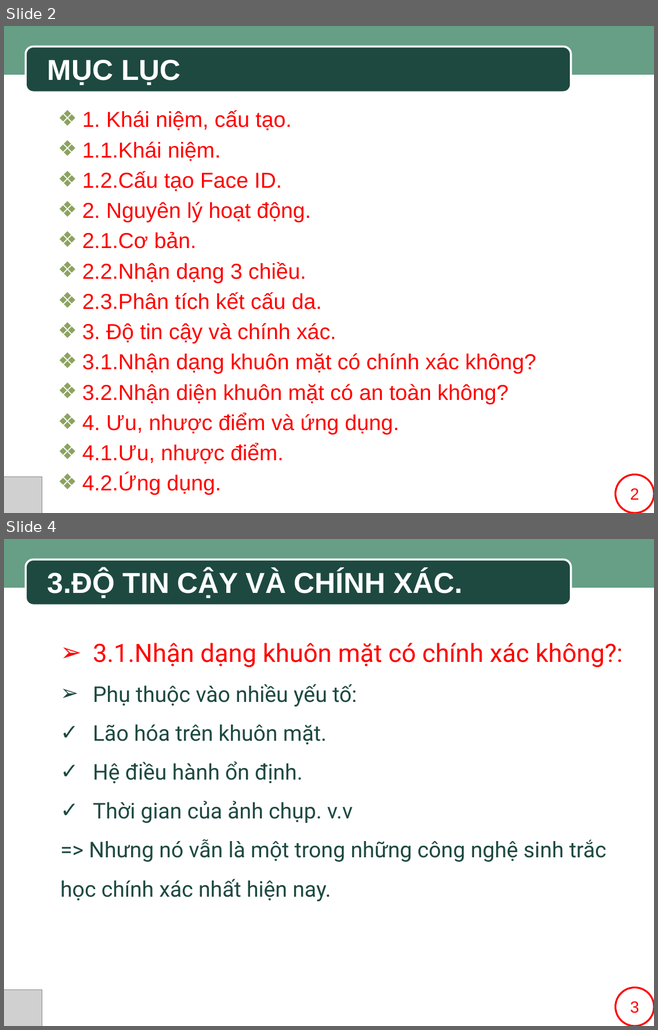
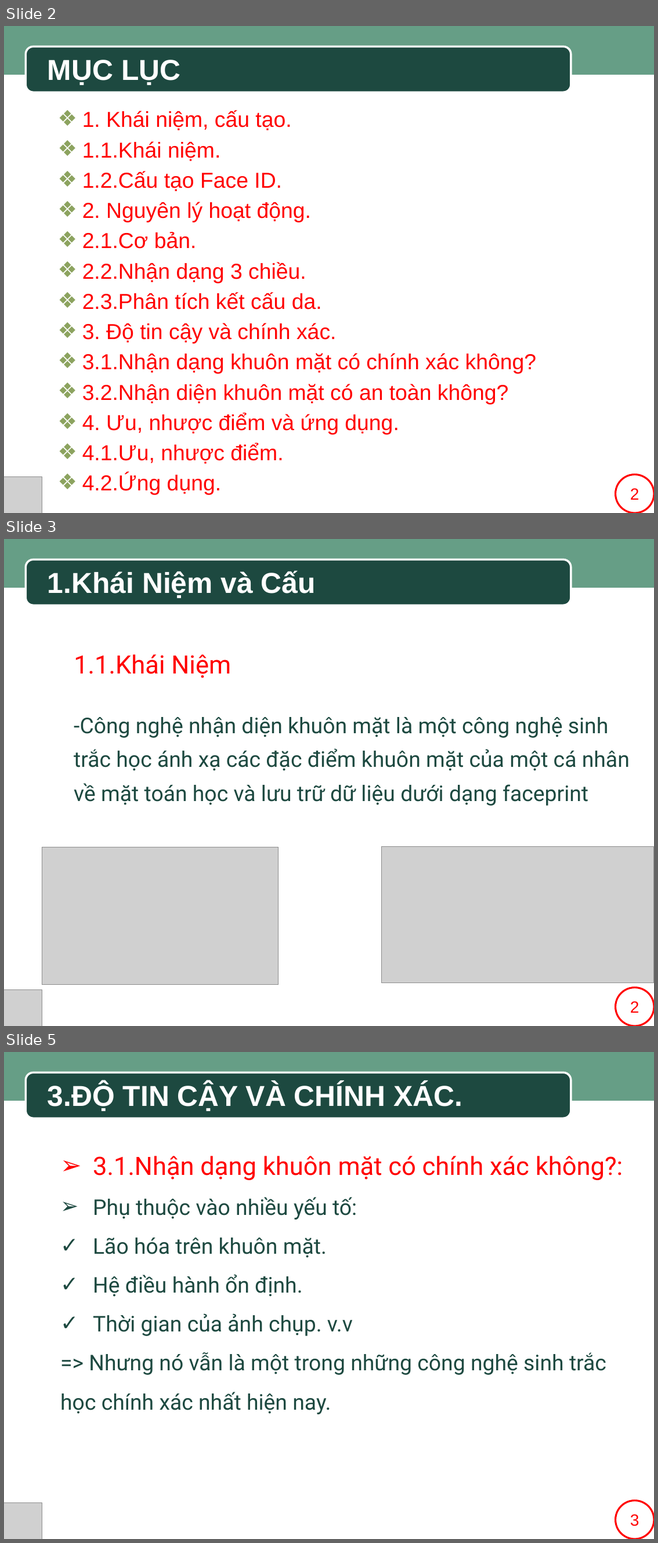
Before and after one commit to SaintLaurentxTran/hutech-23dthd4-nhom7, a slide deck: BÀI THUYẾT TRÌNH MẪU.pptx. Shown one above the other, each under a label of ours: slides 2 and 4 before the commit, slides 2, 3 and 5 after it; the slides between them are not shown. The pictures are 658x1030 and 658x1543 pixels, drawn with LibreOffice and Linux fonts; fonts in the diff are those of the drawing; grey boxes stand for pictures; background and template pictures are left out. Boxes give left, top, right and bottom in pixels: in the first picture for what was removed or moved away, otherwise in the second. Text is boxed around its words. In the diff, an @@ line names an element or a change of style, - is before the commit and + after.

```diff
--- a/BÀI THUYẾT TRÌNH MẪU.pptx
+++ b/BÀI THUYẾT TRÌNH MẪU.pptx
@@ slide 3 added at (4, 539, 654, 1026), background #FFFFFF; not listed: 2 template elements that a slide beside it also shows @@
@@ text added at (48, 570, 315, 635), 32 pt, text #FFFFFF, bold @@
+1.Khái Niệm và Cấu Tạo
@@ text added at (74, 654, 231, 678), 28 pt, text #FF0000 @@
+1.1.Khái Niệm
@@ text added at (74, 717, 629, 806), 24 pt, text #1D4940 @@
+-Công nghệ nhận diện khuôn mặt là một công nghệ sinh trắc học ánh xạ các đặc điểm khuôn mặt của một cá nhân về mặt toán học và lưu trữ dữ liệu dưới dạng faceprint
@@ picture added at (42, 847, 279, 984) @@
@@ picture added at (382, 847, 654, 983) @@
@@ picture added at (4, 990, 42, 1026) @@
@@ rectangle added at (605, 990, 654, 1026), fill #FFFFFF @@
@@ ellipse added at (615, 988, 654, 1026), fill #FFFFFF, outline #FF0000 2 pt, 18 pt, text #FF0000 @@
+2
@@ what was slide 4 is now slide 5 @@
```
Also in this commit, not shown: 1 other slide added, 1 slide removed.
